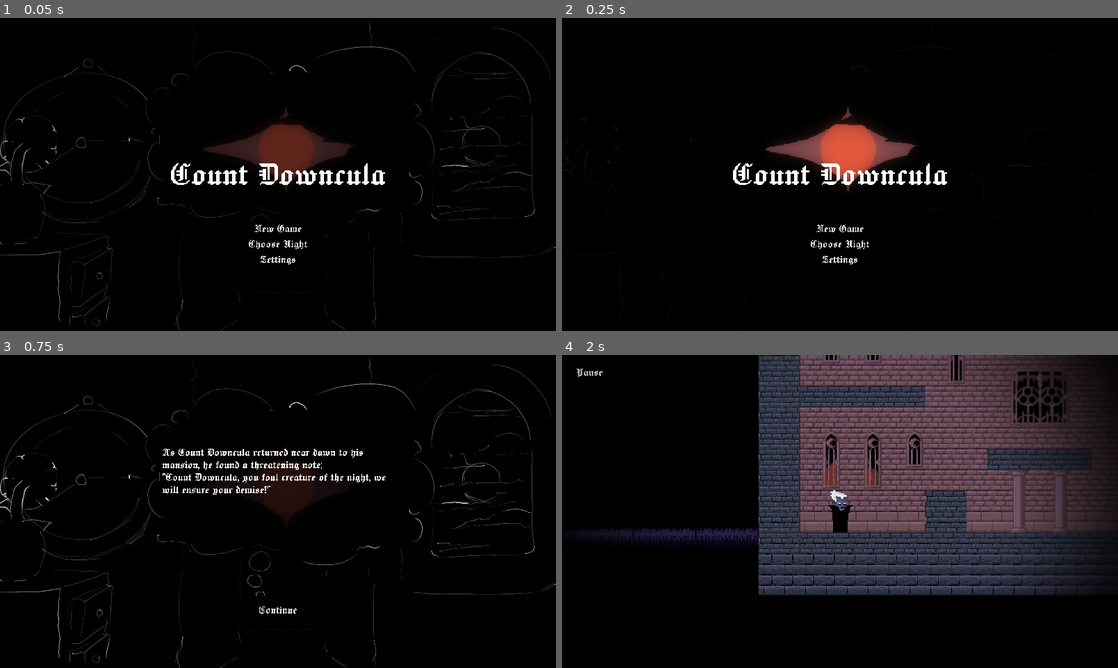
Above: before the commit, frames 1-4 (two rows, left to right).
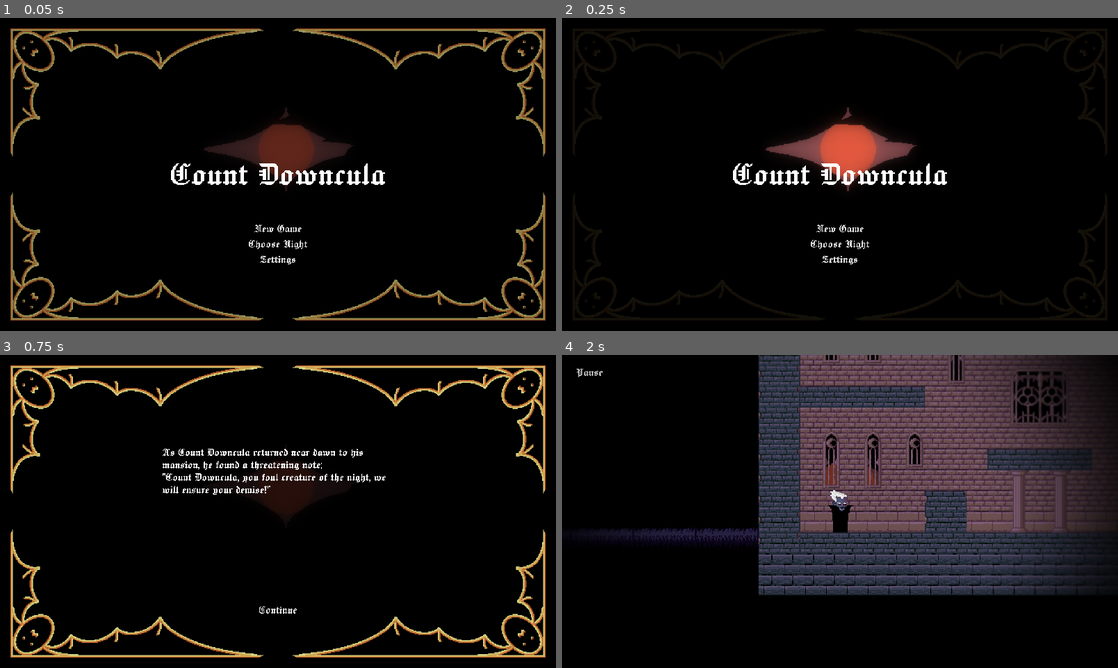
Above: after the commit, the same moments.

Repository: Agecaf/gmtk26-jamgame
Game: Godot game, scene res://main.tscn
Two runs of this game, one before a commit and one after it. Both use one fixed random seed, a clock stepped at 60 frames per second and the inputs below.
Inputs:
- Up to frame 1 (0.05 s): no input
- Up to frame 2 (0.25 s): no input
- Up to frame 3 (0.75 s): click "New Game" at 0.5 s
- Up to frame 4 (2 s): click "Continue" at 1.25 s

The runs differ from the first frame. In frame 1, 8.1% of the frame differs, in the area x 0-100%, y 1-100%; in frame 2, less than 0.1%; in frame 3, 8.5%; in frame 4, nothing differs.

Commit message:
New Black frame

Diff:
--- a/main.tscn
+++ b/main.tscn
@@ -9,10 +9,10 @@
 [ext_resource type="PackedScene" uid="uid://dhtswkp275r17" path="res://test/parrot/parrot_test_level.tscn" id="4_5vw27"]
 [ext_resource type="PackedScene" uid="uid://dpswi3ihio6ui" path="res://test/zerok/zerok_test_level.tscn" id="5_kek77"]
 [ext_resource type="Theme" uid="uid://cyj05vdf0ga8u" path="res://assets/other/theme/game_theme.tres" id="6_7mycd"]
-[ext_resource type="Texture2D" uid="uid://1vhum3km4sko" path="res://assets/art/background/transmission.png" id="6_kek77"]
 [ext_resource type="PackedScene" uid="uid://clh0bivbljycd" path="res://game/pocketwatch/pocketwatch.tscn" id="7_dg77c"]
 [ext_resource type="Shader" uid="uid://bu0m4efae4kus" path="res://assets/other/shader/increasing_bloom.gdshader" id="7_efxa6"]
 [ext_resource type="Script" uid="uid://chp2casxsiybt" path="res://scripts/screen_shader.gd" id="8_ycdy4"]
+[ext_resource type="Texture2D" uid="uid://x8o2vsoc251b" path="res://assets/art/background/black_frame.png" id="10_ycdy4"]
 
 [sub_resource type="ShaderMaterial" id="ShaderMaterial_dg77c"]
 shader = ExtResource("7_efxa6")
@@ -52,8 +52,8 @@
 
 [node name="BlackFrame" type="Sprite2D" parent="FrontLayer" unique_id=728306067]
 process_mode = 3
-scale = Vector2(0.5010417, 0.5013889)
-texture = ExtResource("6_kek77")
+scale = Vector2(3, 3)
+texture = ExtResource("10_ycdy4")
 centered = false
 script = ExtResource("1_0xm2m")
 
Binary file added: assets/art/background/black_frame.png
Not shown, added: assets/art/background/black_frame.png.import
